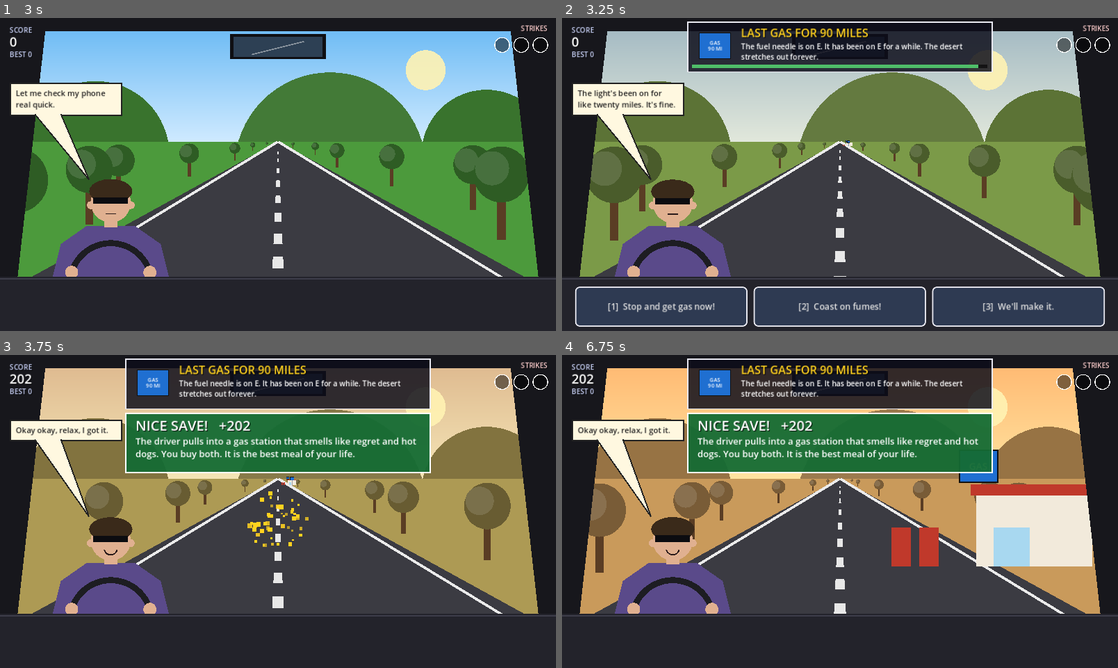
Above: before the commit, frames 1-4 (two rows, left to right).
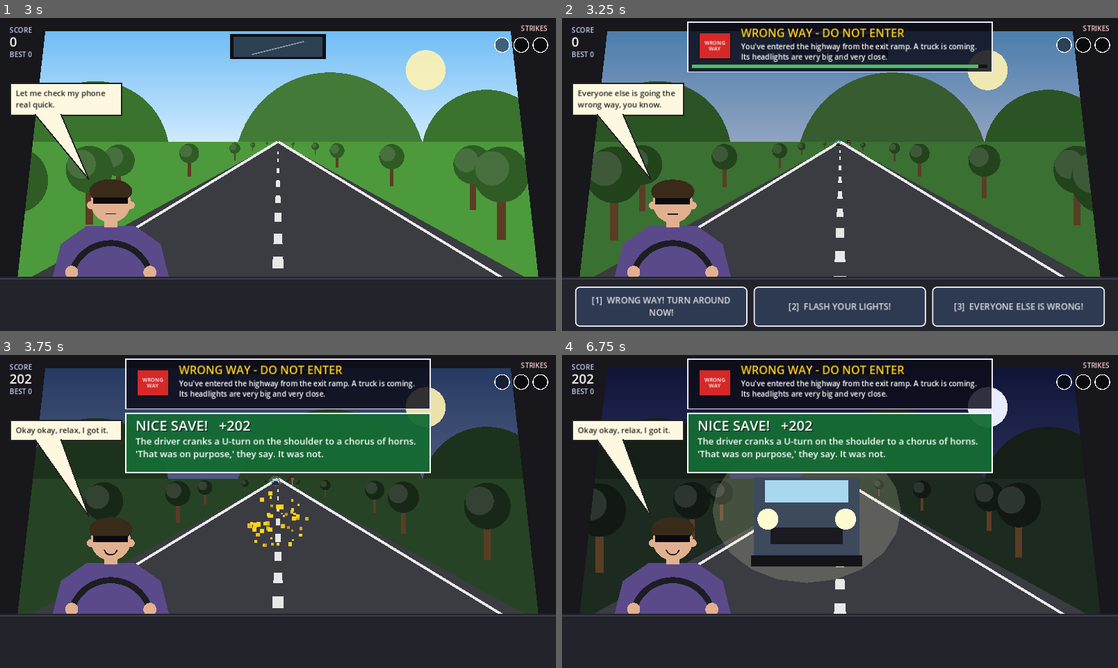
Above: after the commit, the same moments.

Repository: david-brandt-the-icelander/retro-games
Game: Godot game, scene res://main.tscn
The game is run twice, just before and just after one commit, with the same random seed, the same clock (stepped at 60 frames per second) and the same inputs.
Inputs (mouse positions are in pixels of both pictures, inside the frame that each line leads up to):
- Up to frame 1 (3 s): tap Enter at 0.5, 0.6 s; move the mouse to (400, 158) at 0.52 s; click (400, 158) at 0.67 s; tap Space at 0.77, 1.52 s; move the mouse to (166, 190) at 1.27 s; tap R at 1.35 s; click (166, 190) at 1.42 s; move the mouse to (333, 105) at 2.02 s; tap 1 at 2.1 s; click (333, 105) at 2.17 s; move the mouse to (250, 237) at 2.77 s; tap 2 at 2.85 s; click (250, 237) at 2.92 s
- Up to frame 2 (3.25 s): tap Space at 3.02 s
- Up to frame 3 (3.75 s): click (100, 642) at 3.5 s, where only the run before the commit has a clickable "[1] Stop and get gas now!"
- Up to frame 4 (6.75 s): move the mouse to (1006, 558) at 4.27 s; tap 3 at 4.35 s; click (1006, 558) at 4.42 s; tap Space at 4.52, 5.27 s; move the mouse to (673, 464) at 5.02 s; tap Enter at 5.1 s; click (673, 464) at 5.17 s; move the mouse to (867, 511) at 5.77 s; tap R at 5.85 s; click (867, 511) at 5.92 s; move the mouse to (756, 433) at 6.52 s; tap 1 at 6.6 s; click (756, 433) at 6.67 s

Frame 1 is identical in both runs. In frame 2, 42% of the frame differs, in the area x 2-97%, y 3-96%; in frame 3, 36%; in frame 4, 44%, in the area x 3-97%, y 3-83%.

Commit message:
Backseat Driver: speedometer, screams, traffic sound
Options are now screams at the driver. The car has a real speed shown on a
dash speedometer; each scream sets a target speed, so screaming "too fast"
or "faster" changes the needle and the outcome. Two new events (minimum
speed, speed hump), a looming truck in the mirror, the player's scream
bubble, and synthesised engine, road, traffic, horn and cue sounds.

Co-Authored-By: Claude Sonnet 5.5 <noreply@anthropic.com>
Claude-Session: https://claude.ai/code/session_015ZiMTMaTPKWRV3VeKHPf1h

Diff:
--- a/games/backseat-driver/events.gd
+++ b/games/backseat-driver/events.gd
@@ -8,10 +8,11 @@
 		"name": "DUCK CROSSING",
 		"scene": "A flock of ducks waddles across the road. They are in no hurry.",
 		"d": "Ooh, this song! Let me crank it up.",
-		"o": [
-			["Brake! Ducks in the road!", ""],
-			["Aww, look at the little ducks!", "The driver looks. The ducks look back. Briefly. Then there are feathers. So many feathers. The wipers do what they can."],
-			["Honk at them!", "The honk launches forty panicked ducks straight at the windshield. You are now wearing a duck as a hat. It is not alive."],
+		"spd": 50,
+		"o": [
+			["BRAKE! DUCKS! DUCKS!", "", 5],
+			["AWW! LOOK AT THE LITTLE DUCKS!", "The driver looks. The ducks look back. Briefly. Then there are feathers. So many feathers. The wipers do what they can.", 45],
+			["HONK AT THEM! HONK!", "The honk launches forty panicked ducks straight at the windshield. You are now wearing a duck as a hat. It is not alive.", 50],
 		],
 		"good": "The driver brakes. The ducks cross in a tiny, smug parade. The last one gives you a nod. You will carry that nod forever.",
 		"late": "You said nothing. The ducks said 'quack' and then nothing at all. The wipers are now on pate setting.",
@@ -22,11 +23,12 @@
 		"name": "GATOR CROSSING - NEXT 2 MILES",
 		"scene": "Something long, green and unbothered is sunbathing across both lanes.",
 		"d": "Does that look like a log to you? I think that is a log.",
+		"spd": 45,
 		"sky": ["8fbf8f", "d8e7b0"], "gr": "3d6b3a",
 		"o": [
-			["Slow down! Gator on the road!", ""],
-			["It's a log. Run it over.", "It was not a log. The log now has your whole arm and a strong opinion about your elbow."],
-			["Floor it, we can outrun it!", "Gators sprint at 20 mph. You were doing 18. It was a respectful chase. It ended when the gator came in through the sunroof."],
+			["SLOW DOWN! THAT'S A GATOR!", "", 8],
+			["IT'S JUST A LOG! KEEP GOING!", "It was not a log. The log now has your whole arm and a strong opinion about your elbow.", 45],
+			["FLOOR IT! OUTRUN HIM!", "Gators sprint at 20 mph. You were doing 18. It was a respectful chase. It ended when the gator came in through the sunroof.", 85],
 		],
 		"good": "The driver slows. The gator ambles across and gives you a long, assessing stare. You were not the snack. This time.",
 		"late": "The gator takes your silence as an order for takeout. Compliments to the chef. The chef is you.",
@@ -37,10 +39,11 @@
 		"name": "PEDESTRIAN CROSSING",
 		"scene": "A very elderly man with a walker has started crossing. He has all day. You do not.",
 		"d": "Wow, he is slow. I'm just gonna go around.",
-		"o": [
-			["Stop! Let him cross!", ""],
-			["He'll make it. Keep going.", "He did not make it. The walker made it. It is now a hood ornament and, honestly, a fairly nice one."],
-			["Honk to hurry him up!", "He sprints. A 79-year-old sets a personal best. The walker does not. The walker had a family."],
+		"spd": 35,
+		"o": [
+			["STOP! LET THE MAN CROSS!", "", 0],
+			["HE'LL MAKE IT! DON'T SLOW DOWN!", "He did not make it. The walker made it. It is now a hood ornament and, honestly, a fairly nice one.", 35],
+			["HONK! HURRY HIM UP!", "He sprints. A 79-year-old sets a personal best. The walker does not. The walker had a family.", 35],
 		],
 		"good": "The driver stops. Eleven minutes later, the man reaches the far side, tips his hat and calls you 'sweetheart'. You will take it.",
 		"late": "A walker flies past the passenger window. Silently. Like a very sad bird.",
@@ -51,10 +54,11 @@
 		"name": "CAUTION: CHILDREN AT PLAY",
 		"scene": "A ball bounces into the road. A small child is already running after it.",
 		"d": "Don't they teach kids to look both ways anymore?",
-		"o": [
-			["BRAKE! A kid!", ""],
-			["Ignore it, it's just a ball.", "It was a ball. Then it was not just a ball. The driver does not say a word for the next forty miles. Neither do you. Nobody ever speaks of it."],
-			["Honk at them to move!", "The honk makes the kid freeze. Right in the road. Everyone survives, but a very large father is running at your window with pepper spray and a lot to say."],
+		"spd": 40,
+		"o": [
+			["BRAKE! A KID! BRAKE!", "", 0],
+			["IT'S JUST A BALL! KEEP GOING!", "It was a ball. Then it was not just a ball. The driver does not say a word for the next forty miles. Neither do you. Nobody ever speaks of it.", 40],
+			["HONK AT THEM! MAKE THEM MOVE!", "The honk makes the kid freeze. Right in the road. Everyone survives, but a very large father is running at your window with pepper spray and a lot to say.", 40],
 		],
 		"good": "Tires scream. The kid grabs the ball, waves, and calls the driver a word you did not know a six-year-old knew. Worth it.",
 		"late": "Thud. Silence. 'That was a ball, right?' the driver asks, in a very small voice. You both decide to believe it was a ball.",
@@ -65,10 +69,11 @@
 		"name": "STOP SIGN",
 		"scene": "Cross traffic ahead. Something very big is thundering toward the junction: a loaded logging truck.",
 		"d": "Stop signs are more of a vibe, honestly.",
-		"o": [
-			["STOP! Stop sign!", ""],
-			["It's only a suggestion.", "The logging truck disagrees. Violently. Your car is now flatter than a flat white, and that includes the foam."],
-			["Yield and wave the truck on.", "The truck cannot see your friendly wave through the forty tons of logs it is carrying. Your wave was very polite and very, very late."],
+		"spd": 45,
+		"o": [
+			["STOP! STOP SIGN! STOP!", "", 0],
+			["IT'S ONLY A SUGGESTION! GO!", "The logging truck disagrees. Violently. Your car is now flatter than a flat white, and that includes the foam.", 50],
+			["YIELD! WAVE THE TRUCK ON!", "The truck cannot see your friendly wave through the forty tons of logs it is carrying. Your wave was very polite and very, very late.", 25],
 		],
 		"good": "The driver stands on the brake. The truck thunders through a foot ahead. 'Rolling stops count,' the driver mumbles. They do not.",
 		"late": "The last thing you hear is a truck horn. The last thing you see is logs. So many logs.",
@@ -79,10 +84,11 @@
 		"name": "RAILROAD CROSSING",
 		"scene": "The lights are flashing. The bell is ringing. The driver is ringing a bell of their own: singing.",
 		"d": "I love this part of the song!",
-		"o": [
-			["TRAIN! Stop the car!", ""],
-			["We can beat it.", "You cannot beat it. Nobody has ever beaten it. Final score: Train 1, Car 0, Dignity -4."],
-			["Trains only run on Tuesdays.", "It is, in fact, Tuesday. The train checked its calendar."],
+		"spd": 50,
+		"o": [
+			["TRAIN! STOP THE CAR!", "", 0],
+			["WE CAN BEAT IT! FASTER!", "You cannot beat it. Nobody has ever beaten it. Final score: Train 1, Car 0, Dignity -4.", 85],
+			["TRAINS ONLY RUN ON TUESDAYS!", "It is, in fact, Tuesday. The train checked its calendar.", 50],
 		],
 		"good": "The driver stops. A mile-long freight train rumbles past, and the driver counts every car out loud. All 142. Time moves differently now.",
 		"late": "The train does not honk. It has never needed to.",
@@ -93,10 +99,11 @@
 		"name": "LOW CLEARANCE: 8 FT 6 IN",
 		"scene": "A low stone bridge ahead. There's a kayak strapped to the roof. The driver forgot.",
 		"d": "Best. Kayak. Weekend. Ever.",
-		"o": [
-			["The kayak! It won't fit under!", ""],
-			["Duck your head!", "You duck. The kayak does not. It is now two kayaks, which is technically a pair."],
-			["It'll fit. Probably.", "It fit like a toddler in a Halloween costume: not at all. The kayak is now a very long hat on the bridge."],
+		"spd": 40,
+		"o": [
+			["THE KAYAK! IT WON'T FIT!", "", 0],
+			["DUCK YOUR HEAD! DUCK!", "You duck. The kayak does not. It is now two kayaks, which is technically a pair.", 40],
+			["IT'LL FIT! KEEP GOING!", "It fit like a toddler in a Halloween costume: not at all. The kayak is now a very long hat on the bridge.", 40],
 		],
 		"good": "The driver stops with a screech and unstraps the kayak. 'I knew that,' they say, sweating. Strapping it back on takes forty minutes.",
 		"late": "CRUNCH. The kayak becomes confetti. The car is now a convertible.",
@@ -107,11 +114,12 @@
 		"name": "DEER CROSSING",
 		"scene": "Two glowing eyes in the dark at the roadside. Then four. Then they step out.",
 		"d": "I could totally take a deer in a fight.",
+		"spd": 60,
 		"sky": ["070a1e", "262b55"], "gr": "17301c",
 		"o": [
-			["Slow down! Deer!", ""],
-			["Flash the high beams.", "Deer freeze when you flash lights. It is the entire thing deer do. The car and the deer are now one."],
-			["Hit it, I love venison.", "You love venison. The deer loves its life. The deer weighs 200 pounds, and your hood now has an antler."],
+			["SLOW DOWN! DEER! DEER!", "", 10],
+			["FLASH THE HIGH BEAMS!", "Deer freeze when you flash lights. It is the entire thing deer do. The car and the deer are now one.", 60],
+			["HIT IT! I LOVE VENISON!", "You love venison. The deer loves its life. The deer weighs 200 pounds, and your hood now has an antler.", 70],
 		],
 		"good": "The driver brakes. A buck pauses, locks eyes with you, then wanders off with deep disdain. It knows you got lucky.",
 		"late": "BANG. Your hood has an antler now. The deer is on the roof, looking at you like you owe it money.",
@@ -122,10 +130,11 @@
 		"name": "SPEED LIMIT 25",
 		"scene": "The speedometer says 70. A police car is tucked behind a billboard, pretending not to be there.",
 		"d": "I'm fine. I'm only going, uh... fine.",
-		"o": [
-			["Slow down! Limit is 25!", ""],
-			["It's more of a recommendation.", "The cop thinks it's more of a $400 recommendation. He also wants to talk about your tail light. And your life."],
-			["Floor it, he's not looking!", "He was looking. He has been looking since the last county. The chase ends at a donut shop, with handcuffs and one glazed."],
+		"spd": 70,
+		"o": [
+			["TOO FAST! SLOW DOWN! COP!", "", 25],
+			["IT'S A RECOMMENDATION! KEEP GOING!", "The cop thinks it's more of a $400 recommendation. He also wants to talk about your tail light. And your life.", 70],
+			["FLOOR IT! HE'S NOT LOOKING!", "He was looking. He has been looking since the last county. The chase ends at a donut shop, with handcuffs and one glazed.", 95],
 		],
 		"good": "The driver slows to 25 just as the cop pulls out. He sees a law-abiding citizen. He is sad. He will eat his donut alone.",
 		"late": "Sirens. Lights. A very calm voice: 'Do you know why I pulled you over?' The driver looks at you.",
@@ -136,10 +145,11 @@
 		"name": "BRIDGE OUT AHEAD",
 		"scene": "The road just... ends. There's a river. There is no bridge. There is a suggestion of a bridge.",
 		"d": "GPS says go straight. GPS is never wrong.",
-		"o": [
-			["Bridge out! Stop and turn around!", ""],
-			["GPS says it's fine.", "The GPS says 'You have arrived' as you arrive in the river. It was technically correct."],
-			["Go faster, we can jump it!", "We cannot jump it. Physics has reviewed this proposal and rejected it with a loud splash."],
+		"spd": 60,
+		"o": [
+			["BRIDGE OUT! STOP! TURN AROUND!", "", 0],
+			["THE GPS SAYS IT'S FINE!", "The GPS says 'You have arrived' as you arrive in the river. It was technically correct.", 60],
+			["FASTER! WE CAN JUMP IT!", "We cannot jump it. Physics has reviewed this proposal and rejected it with a loud splash.", 90],
 		],
 		"good": "The driver brakes at the very edge. The front wheels hang over empty air. A fish looks up at you. 'Nice,' says the fish.",
 		"late": "Splash. The GPS announces 'Recalculating' as the car sinks. It never will.",
@@ -150,11 +160,12 @@
 		"name": "FALLING ROCK ZONE",
 		"scene": "Pebbles rattle down the cliff beside you. Larger pebbles follow. Then not-pebbles.",
 		"d": "Cool, tunnel-of-rocks vibe. So metal.",
+		"spd": 40,
 		"sky": ["9ab0c4", "dde6ee"], "gr": "8a7f72",
 		"o": [
-			["Floor it! Get out of here!", ""],
-			["Stop and take a photo.", "Great photo. You can't see it, because the rock has smashed the phone, the roof, and some of the seat."],
-			["Honk to scare the rocks.", "The rocks were not scared. The rocks have never been scared of anything. You are now the proud owner of a free rock."],
+			["TOO SLOW! FLOOR IT! GO GO GO!", "", 85],
+			["STOP! TAKE A PHOTO!", "Great photo. You can't see it, because the rock has smashed the phone, the roof, and some of the seat.", 0],
+			["HONK AT THE ROCKS!", "The rocks were not scared. The rocks have never been scared of anything. You are now the proud owner of a free rock.", 40],
 		],
 		"good": "The driver floors it. A boulder lands exactly where you were, then rolls over to look at you. Rocks can be dramatic.",
 		"late": "A boulder meets the roof. The roof loses. The boulder is now your best friend. Its name is Gary.",
@@ -165,11 +176,12 @@
 		"name": "LAST GAS FOR 90 MILES",
 		"scene": "The fuel needle is on E. It has been on E for a while. The desert stretches out forever.",
 		"d": "The light's been on for like twenty miles. It's fine.",
+		"spd": 55,
 		"sky": ["ffb36b", "ffe3a0"], "gr": "c99a5b",
 		"o": [
-			["Stop and get gas now!", ""],
-			["We'll make it.", "You did not make it. You are in the desert with one sandwich and a very long conversation with the driver."],
-			["Coast on fumes!", "The car coasts, bravely, for another mile. Then it coasts, bravely, to a stop. A vulture lands and waits."],
+			["STOP! GAS! NOW!", "", 0],
+			["WE'LL MAKE IT! KEEP GOING!", "You did not make it. You are in the desert with one sandwich and a very long conversation with the driver.", 55],
+			["COAST! SAVE THE FUMES!", "The car coasts, bravely, for another mile. Then it coasts, bravely, to a stop. A vulture lands and waits.", 30],
 		],
 		"good": "The driver pulls into a gas station that smells like regret and hot dogs. You buy both. It is the best meal of your life.",
 		"late": "The engine coughs. The engine dies. The vultures arrive right on time.",
@@ -180,10 +192,11 @@
 		"name": "SHARP CURVE - 15 MPH",
 		"scene": "A hairpin turn. On one side, a wall. On the other, a nice view of the valley, from above, and then from below.",
 		"d": "Watch this drift!",
-		"o": [
-			["Slow down! Hairpin curve!", ""],
-			["Admire the view!", "The driver admires the view. The car admires the view. The car keeps admiring the view, straight off the cliff."],
-			["Take it fast! Drift it!", "The drift is magnificent. The landing is not. You get excellent views of the valley for four whole seconds."],
+		"spd": 65,
+		"o": [
+			["TOO FAST! SLOW DOWN! CURVE!", "", 15],
+			["LOOK AT THE VIEW!", "The driver admires the view. The car admires the view. The car keeps admiring the view, straight off the cliff.", 65],
+			["DRIFT IT! FASTER!", "The drift is magnificent. The landing is not. You get excellent views of the valley for four whole seconds.", 85],
 		],
 		"good": "The driver slows. The car hugs the curve like an old friend. Far below, a wrecked car whispers: 'tell my story.'",
 		"late": "The tires scream. The car sails off the cliff in slow motion. The driver says, 'Huh.' It is the last thing anyone says.",
@@ -194,11 +207,12 @@
 		"name": "WRONG WAY - DO NOT ENTER",
 		"scene": "You've entered the highway from the exit ramp. A truck is coming. Its headlights are very big and very close.",
 		"d": "Everyone else is going the wrong way, you know.",
+		"spd": 55,
 		"sky": ["0b1030", "2a2f5a"], "gr": "1c2a1f",
 		"o": [
-			["Wrong way! Turn around now!", ""],
-			["Everyone else is wrong.", "Everyone else is right. All of them. In the same direction. Toward you. At 70 mph."],
-			["Flash your lights at them!", "The truck flashes back. Its lights are bigger. It also has a horn that sounds like the end of the world."],
+			["WRONG WAY! TURN AROUND NOW!", "", 20],
+			["EVERYONE ELSE IS WRONG!", "Everyone else is right. All of them. In the same direction. Toward you. At 70 mph.", 55],
+			["FLASH YOUR LIGHTS!", "The truck flashes back. Its lights are bigger. It also has a horn that sounds like the end of the world.", 55],
 		],
 		"good": "The driver cranks a U-turn on the shoulder to a chorus of horns. 'That was on purpose,' they say. It was not.",
 		"late": "A truck horn the size of a cathedral. The last thing you see is a very large grille. It looks, somehow, disappointed.",
@@ -209,11 +223,12 @@
 		"name": "SLIPPERY WHEN WET",
 		"scene": "The road shines like glass. The driver is going pretty fast. The car feels pretty light.",
 		"d": "I've never once braked in this weather. Why start now?",
+		"spd": 55,
 		"sky": ["cfd8e3", "f0f3f7"], "gr": "e6edf2",
 		"o": [
-			["Ease off. Brake gently!", ""],
-			["Slam the brakes!", "The car goes into a beautiful figure-skating routine. 9.8 from the French judge. 0 from the guardrail."],
-			["Turn the wheel hard!", "The car spins. And spins. You get to see the whole horizon, forty times. You are fairly sure you saw a cow. Twice."],
+			["TOO FAST! EASE OFF! GENTLY!", "", 25],
+			["SLAM THE BRAKES!", "The car goes into a beautiful figure-skating routine. 9.8 from the French judge. 0 from the guardrail.", 0],
+			["TURN THE WHEEL! TURN IT!", "The car spins. And spins. You get to see the whole horizon, forty times. You are fairly sure you saw a cow. Twice.", 55],
 		],
 		"good": "The driver eases off. The car glides, wobbles and holds. The driver looks at you with sudden, sincere respect. Savor it.",
 		"late": "Wheeee! Whoops. Wheeee! Whoops. The spinning only stops at the ditch.",
@@ -224,14 +239,45 @@
 		"name": "SCHOOL BUS: STOP ARM OUT",
 		"scene": "A school bus flashes red lights. Its stop arm is out. Children are filing across the road.",
 		"d": "I never stop for buses. They never stop for me.",
-		"o": [
-			["Stop! School bus!", ""],
-			["Go around it. Quickly.", "Passing a school bus with its stop arm out is called a felony. It is also called a lot of other things by thirty-one parents."],
-			["Wave at the kids.", "The kids wave back. The bus driver does not. The bus driver writes down your license plate and your future."],
+		"spd": 45,
+		"o": [
+			["STOP! SCHOOL BUS! STOP!", "", 0],
+			["GO AROUND IT! QUICKLY!", "Passing a school bus with its stop arm out is called a felony. It is also called a lot of other things by thirty-one parents.", 60],
+			["WAVE AT THE KIDS!", "The kids wave back. The bus driver does not. The bus driver writes down your license plate and your future.", 45],
 		],
 		"good": "The driver stops. Twenty-two children wave at the car. One gives it a thumbs-up. The driver cries a little behind their sunglasses.",
 		"late": "Sirens, parents, and a very large sign that says SHAME. You will be spending the summer in a very small room.",
 		"fx": "ffd21f",
+	},
+	{
+		"id": "minspeed", "shape": "rect", "glyph": "MIN\n45", "c": "f4f4f4", "ink": "111111",
+		"name": "MINIMUM SPEED 45",
+		"scene": "The speedometer says 18. A convoy of very large trucks fills the mirror, and they are not smiling.",
+		"d": "Why does everyone drive so fast? I like the scenery.",
+		"spd": 18,
+		"o": [
+			["TOO SLOW! SPEED UP! FASTER!", "", 60],
+			["SLOW DOWN! SAFETY FIRST!", "Slower is safer, nobody on a highway ever said. The trucks learn your license plate. Then your bumper. Then your toes.", 8],
+			["PULL OVER! NAP TIME!", "The driver pulls over. Four trucks do not. The hard shoulder has never been so crowded.", 0],
+		],
+		"good": "The driver finally floors it. The trucks flash their lights in thanks and, you think, a little in disappointment.",
+		"late": "A truck horn so deep your fillings rattle. A grille fills the mirror. Then the mirror is all grille.",
+		"fx": "4a4a52",
+	},
+	{
+		"id": "bump", "shape": "diamond", "glyph": "BUMP", "c": "ffd21f", "ink": "111111",
+		"name": "SPEED HUMP",
+		"scene": "A painted yellow hump crosses the road. The driver's coffee is not ready for this.",
+		"d": "I can take bumps at any speed. Watch.",
+		"spd": 45,
+		"o": [
+			["SLOW DOWN! HUMP! HUMP!", "", 10],
+			["DON'T BRAKE! GET SOME AIR!", "The car takes off. For one beautiful second you are a bird. Then the suspension files a formal complaint, and so does the coffee, on your lap.", 75],
+			["FASTER! HIT IT HARD!", "The hump launches you into the roof. Your head now has a very small, very personal dent.", 85],
+		],
+		"good": "The driver slows to a crawl and rolls over the hump. The coffee survives. The driver is unbearable about it for a mile.",
+		"late": "THUMP. THUMP-THUMP. The coffee lands on the driver, who screams something your mother would not like.",
+		"fx": "6b4a2b",
 	},
 ]
 
